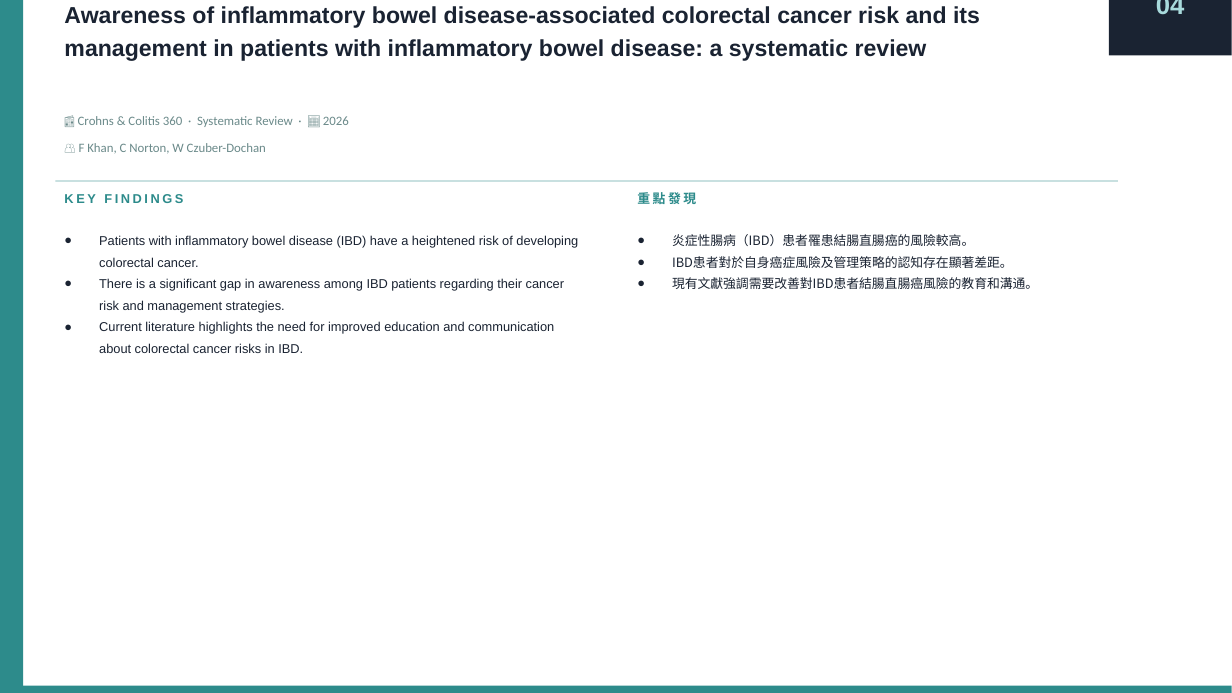
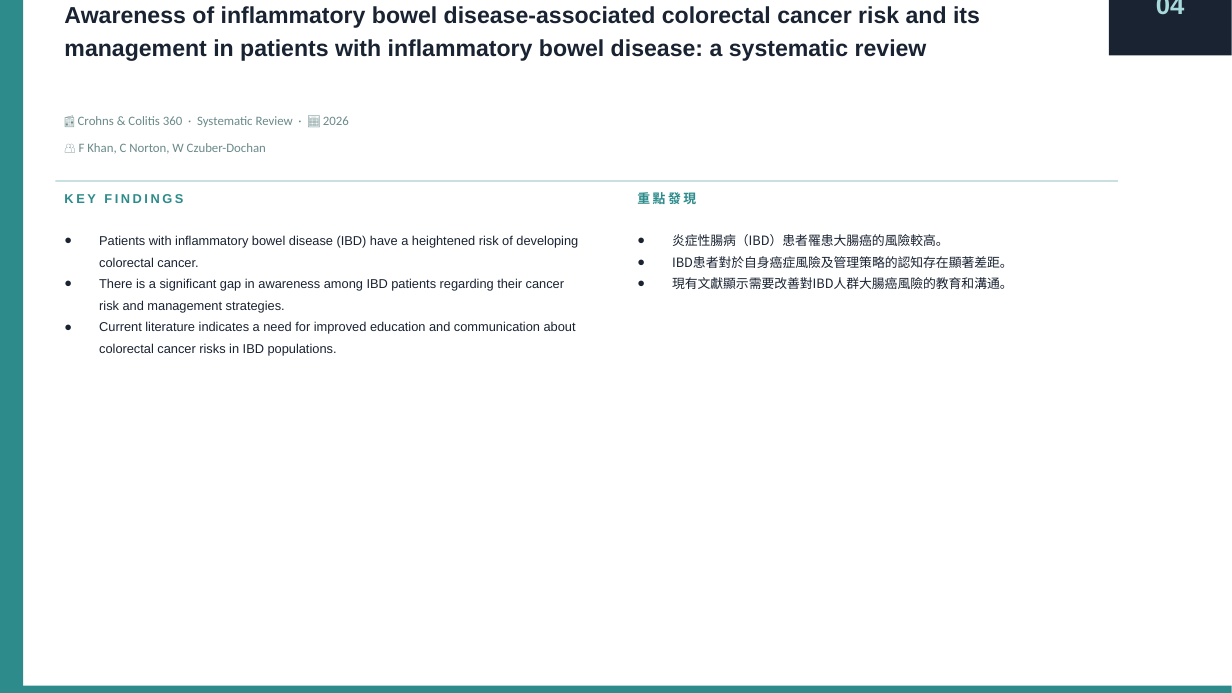
Before and after one commit to jejenhu-maker/colorectal-weekly-digest, a slide deck: slide 9 of docs/latest-digest.pptx. Drawn at 1232x693 pixels with LibreOffice and Linux fonts; fonts in the diff are those of the drawing. Boxes give left, top, right and bottom in pixels: in the first picture for what was removed or moved away, otherwise in the second. Text is boxed around its words. In the diff, an @@ line names an element or a change of style, - is before the commit and + after.

```diff
--- a/docs/latest-digest.pptx
+++ b/docs/latest-digest.pptx
@@ text at [672, 234, 949, 246]: text changed @@
-● 炎症性腸病（IBD）患者罹患結腸直腸癌的風險較高。
+● 炎症性腸病（IBD）患者罹患大腸癌的風險較高。
@@ text at [672, 277, 1013, 289]: text changed @@
-● 現有文獻強調需要改善對IBD患者結腸直腸癌風險的教育和溝通。
+● 現有文獻顯示需要改善對IBD人群大腸癌風險的教育和溝通。
@@ text at [99, 321, 576, 356]: text changed @@
-● Current literature highlights the need for improved education and communication about colorectal cancer risks in IBD.
+● Current literature indicates a need for improved education and communication about colorectal cancer risks in IBD populations.
```
Also in this commit, not shown: 20 other slides changed, 2 other files.
